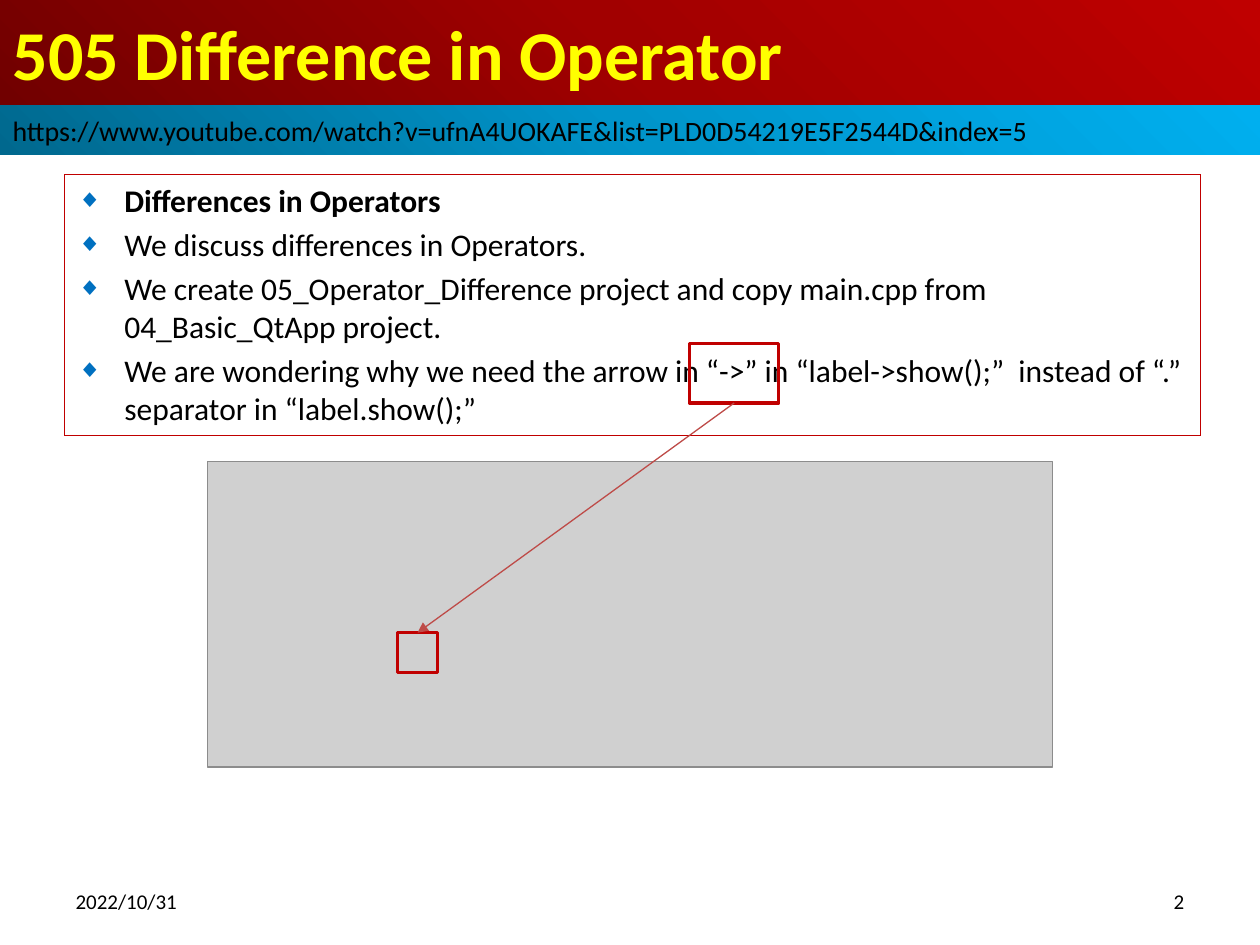
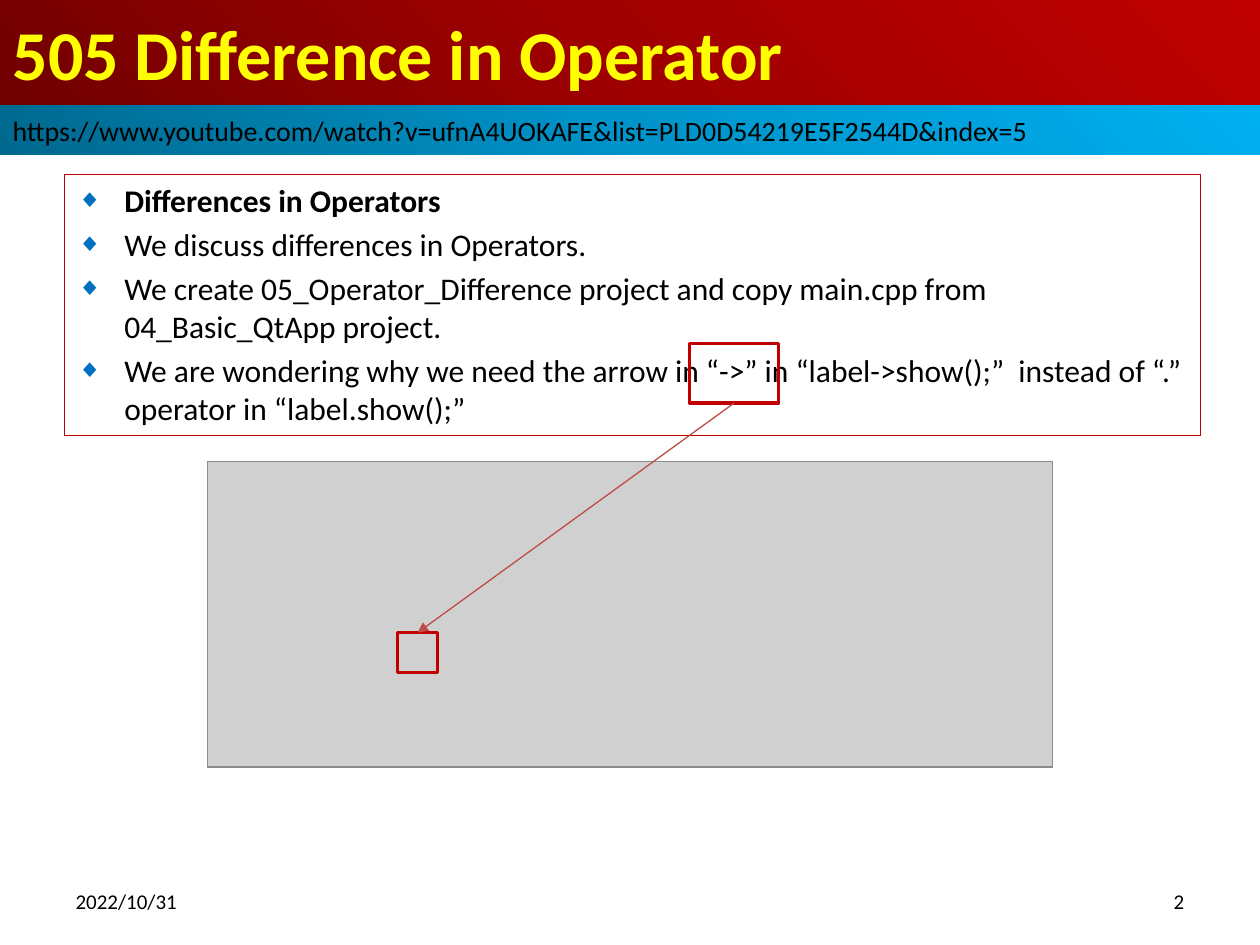
Before and after one commit to peterhchen/012_Qt, a slide deck: slide 2 of 505_Operator_Difference.pptx. Drawn at 1260x945 pixels with LibreOffice and Linux fonts; fonts in the diff are those of the drawing; grey boxes stand for pictures. Boxes give left, top, right and bottom in pixels: in the first picture for what was removed or moved away, otherwise in the second. Text is boxed around its words. In the diff, an @@ line names an element or a change of style, - is before the commit and + after.

```diff
--- a/505_Operator_Difference.pptx
+++ b/505_Operator_Difference.pptx
@@ subtitle at box(124, 356, 1145, 425): text changed @@
-◆ We are wondering why we need the arrow in “->” in “label->show();” instead of “.” separator in “label.show();”
+◆ We are wondering why we need the arrow in “->” in “label->show();” instead of “.” operator in “label.show();”
```
Also in this commit, not shown: 2 other files.
